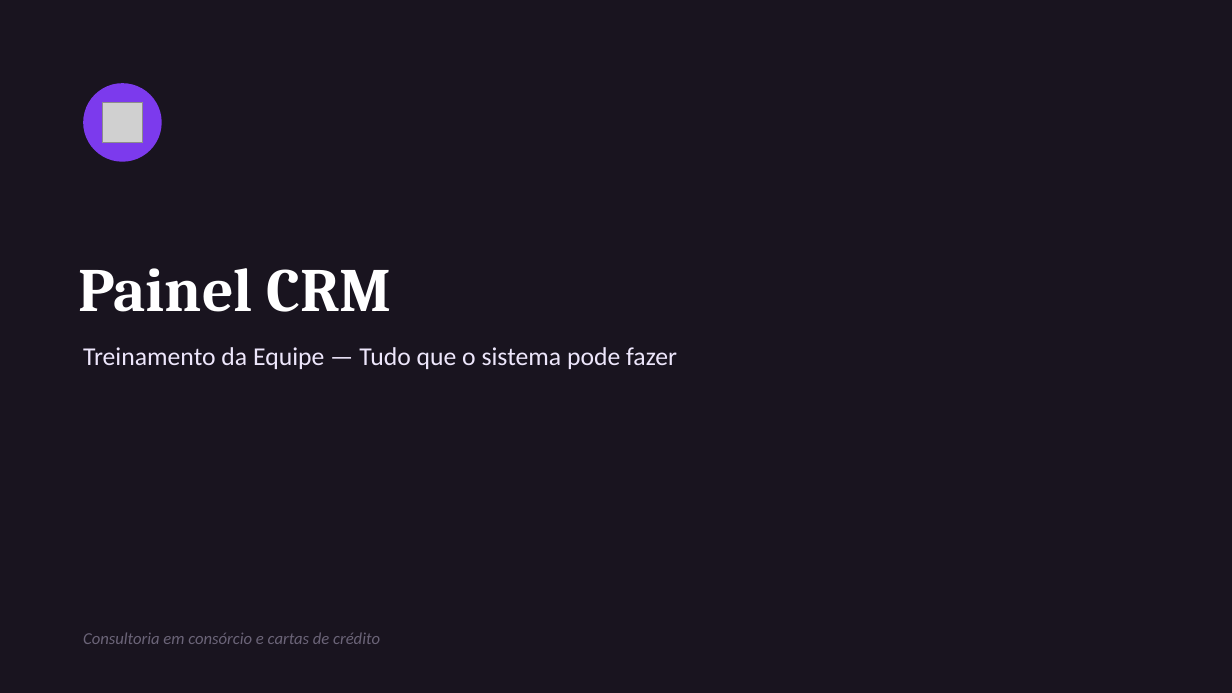
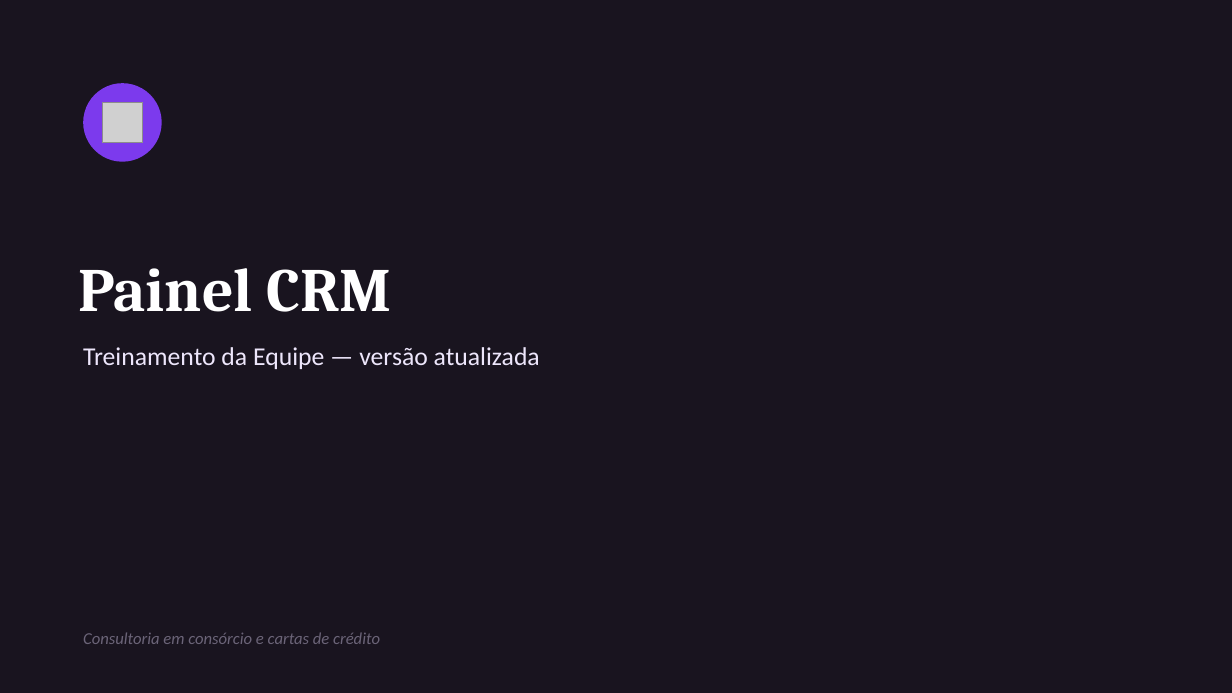
Before and after one commit to Alef-Denobile/crm-consorcio, a slide deck: slide 1 of docs/apresentacao-painel-crm.pptx. Drawn at 1232x693 pixels with LibreOffice and Linux fonts; fonts in the diff are those of the drawing; grey boxes stand for pictures. Boxes give left, top, right and bottom in pixels: in the first picture for what was removed or moved away, otherwise in the second. Text is boxed around its words. In the diff, an @@ line names an element or a change of style, - is before the commit and + after.

Commit message:
regenerar guia rapido e apresentacao de treinamento com o estado atual do sistema

```diff
--- a/docs/apresentacao-painel-crm.pptx
+++ b/docs/apresentacao-painel-crm.pptx
@@ text at <box>83,347,540,369</box>: text changed @@
-Treinamento da Equipe — Tudo que o sistema pode fazer
+Treinamento da Equipe — versão atualizada
```
Also in this commit, not shown: 1 other slide changed, 10 slides added, 11 slides removed, 9 other files.
